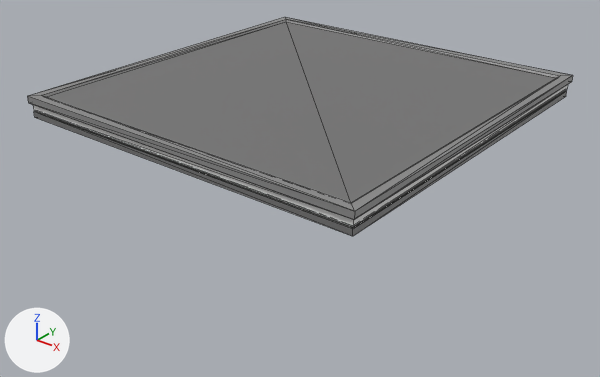
Renders of the OBJ model Project/Assets/Models/GameScene/Environment/platformField.obj from each side of a commit.
Camera for both pictures: a 50 mm camera at (4.89, -6.26, 2.8) aimed at (0.05, -0.21, -0.95). Arrows for +X, +Y and +Z are at lower left; the lights stay in place. Mesh edges are drawn as thin lines. Where no turn or scale is listed for an object, it has been applied to the vertices.

In view in the first picture: 'Platform_4x4_Empty_Cube.013'.
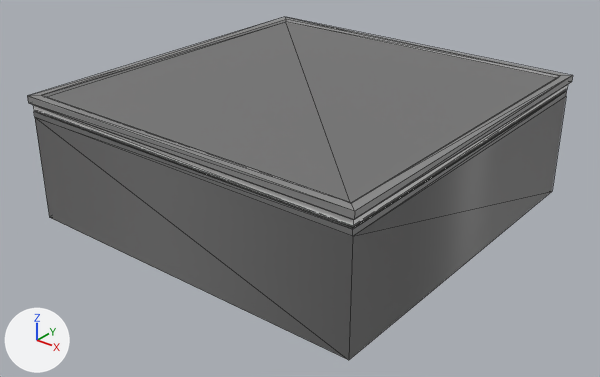
Changed parts and their boxes [x1, y1, x2, y2] in the pictures (600 x 377 px; the box of a moved part takes in the faces that stretch with it):
'Platform_4x4_Empty_Cube.013', reshaped (56% taller)
    before: [27, 17, 573, 236]
    after: [27, 17, 573, 360]
part 1 of me_platform_4x4_empty_cube_013, moved or reshaped
    before: [29, 17, 573, 236]
    after: [29, 17, 573, 360]

What changed in the scene script:
```text
Change me_platform_4x4_empty_cube_013:
    used by ob_platform_4x4_empty_cube_013; location = (0.0, 0.0, 0.0)
    remove me_platform_4x4_empty_cube_013.from_pydata(...)  # 40 vertices, 76 faces; spans x -1.93..1.93, y -1.95..1.95, z -0.12..0.1
    add me_platform_4x4_empty_cube_013.from_pydata(...)  # 44 vertices, 84 faces; spans x -1.93..1.93, y -1.95..1.95, z -1.22..0.1
    me_platform_4x4_empty_cube_013 part 1
    30 faces are deleted
    4 vertices are added at (1.9, -1.92, -1.22), (-1.9, -1.92, -1.22), (1.9, 1.92, -1.22), (-1.9, 1.92, -1.22)
    22 new faces join them, mat_grey_019 (grey #747474)
    12 new faces join them, mat_lightgrey_015 (grey #8b8b8b)
    4 new faces join them, mat_texture_signs_008 (white #e7e7e7)
```
